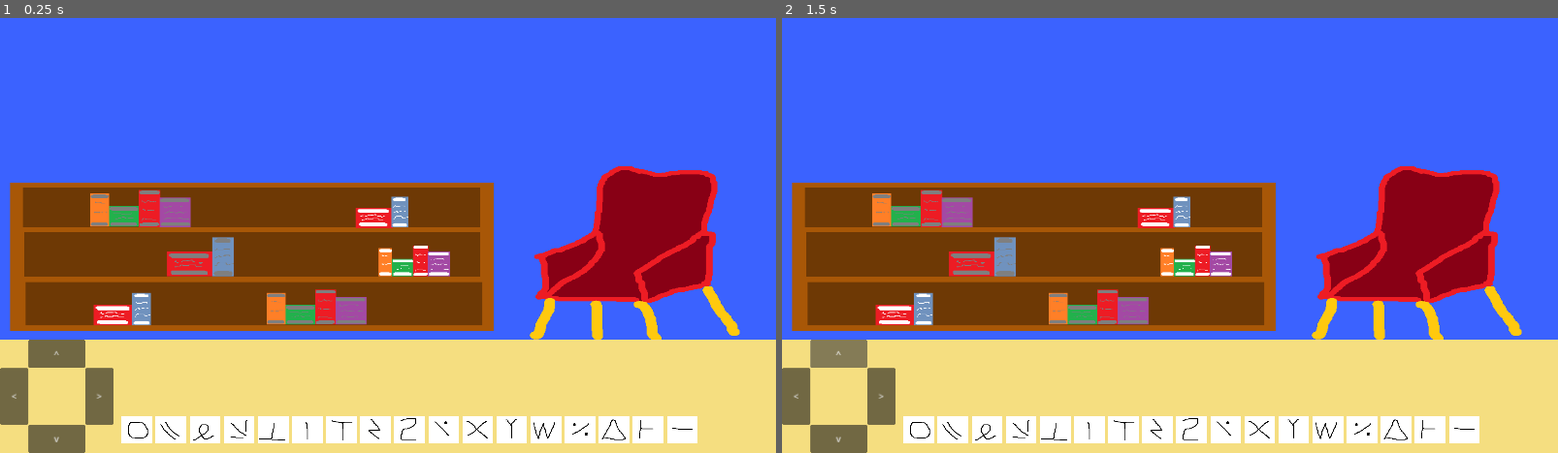
Above: before the commit, frames 1-2 (left to right).
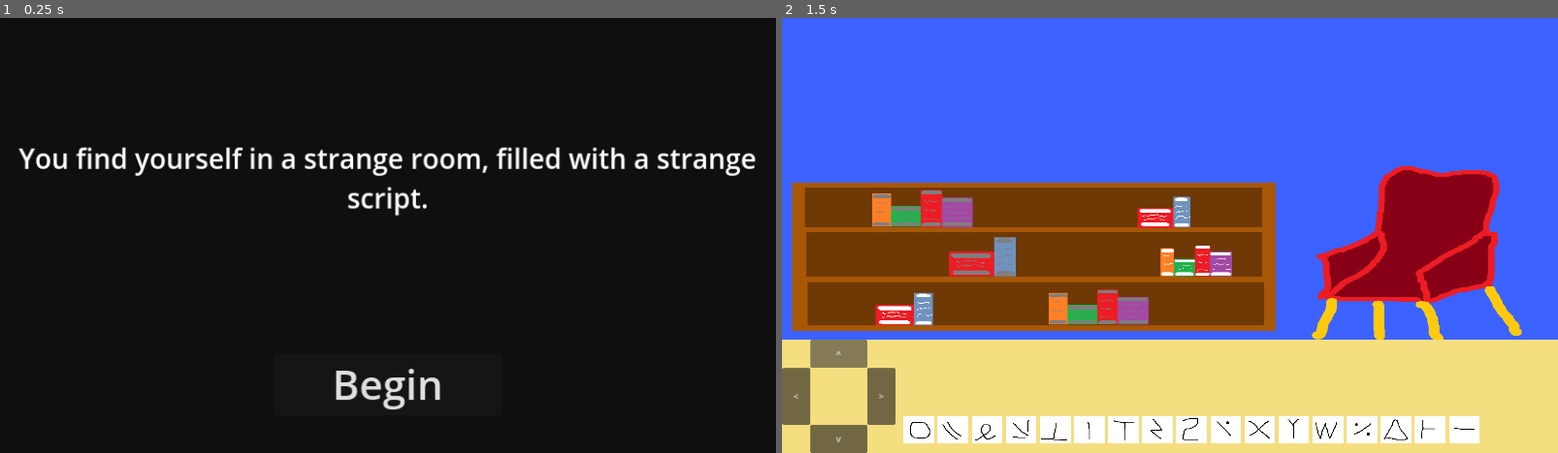
Above: after the commit, the same moments.

Repository: hanse237/SpartahackX-LER
Game: Godot game, scene res://main.tscn
Same seed, same stepped clock (60 frames per second), same inputs: the game is played once before the commit and once after it.
Inputs (mouse positions are in pixels of both pictures, inside the frame that each line leads up to):
- Up to frame 1 (0.25 s): no input
- Up to frame 2 (1.5 s): click (1170, 383) at 0.5 s, where only the run after the commit has a clickable "Begin"; click "^" at 1.25 s

The runs differ from the first frame. In frame 1, 100% of the frame differs, in the area x 0-100%, y 0-100%; in frame 2, nothing differs.

Commit message:
second draft

Diff:
--- a/spartahack-ler/main.gd
+++ b/spartahack-ler/main.gd
@@ -88,6 +88,10 @@
 
 
 func _on_button_pressed() -> void:
+	if pages[12]:
+		get_tree().root.propagate_notification(NOTIFICATION_WM_CLOSE_REQUEST)
+		get_tree().quit()
+
 	$Button.visible = false
 	$Label2.visible = false
 	$PanelContainer3/TitleScreen.visible = false
@@ -188,6 +192,8 @@
 				$PanelContainer3.visible = true
 				$Label2.text = "Congratulations!"
 				$Label2.visible = true
+				$Button.text = "Escape"
+				$Button.visible = true
 
 
 func _on_symbol_click(message, active) -> void:
--- a/spartahack-ler/main.tscn
+++ b/spartahack-ler/main.tscn
@@ -420,7 +420,6 @@
 imagePath = "res://assets/doorc.png"
 
 [node name="PanelContainer3" type="PanelContainer" parent="."]
-visible = false
 layout_mode = 0
 offset_right = 1366.0
 offset_bottom = 768.0
@@ -436,7 +435,6 @@
 theme_override_styles/panel = SubResource("StyleBoxFlat_s41v4")
 
 [node name="Label2" type="Label" parent="."]
-visible = false
 custom_minimum_size = Vector2(1366, 568)
 layout_mode = 2
 offset_right = 1366.0
@@ -448,7 +446,6 @@
 autowrap_mode = 3
 
 [node name="Button" type="Button" parent="."]
-visible = false
 layout_mode = 0
 offset_left = 483.0
 offset_top = 593.0
Binary file added: spartahack-ler/assets/chestbottom_new.png
Not shown, added: spartahack-ler/assets/chestbottom_new.png.import
